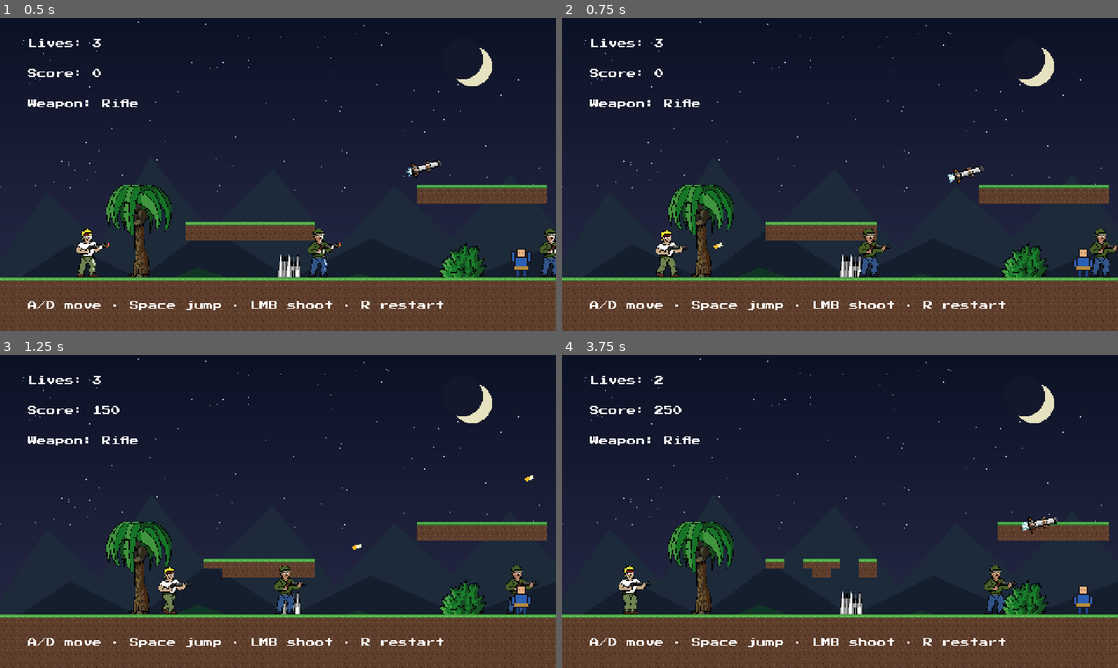
Above: before the commit, frames 1-4 (two rows, left to right).
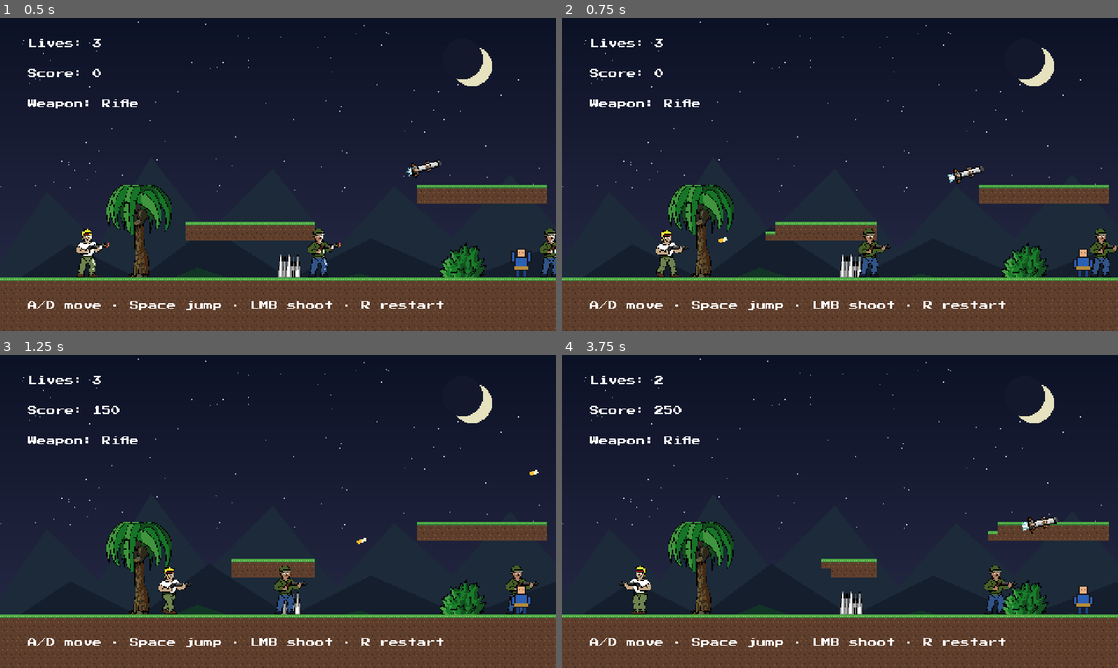
Above: after the commit, the same moments.

Repository: aleluis79/force
Game: Godot game, scene res://scenes/level_01.tscn
The game is run twice, just before and just after one commit, with the same random seed, the same clock (stepped at 60 frames per second) and the same inputs. Sound files missing from this copy of the repository are replaced by a short silence.
Inputs (mouse positions are in pixels of both pictures, inside the frame that each line leads up to):
- Up to frame 1 (0.5 s): no input
- Up to frame 2 (0.75 s): tap Enter at 0.5 s; move the mouse to (962, 158) at 0.52 s; press the mouse at (962, 158) at 0.53 s; hold D (move_right) from 0.53 s (still down)
- Up to frame 3 (1.25 s): keep holding D (move_right); tap Space (jump) at 0.77 s
- Up to frame 4 (3.75 s): release D (move_right) at 1.25 s; release the mouse at (962, 495) at 1.25 s; drag from (728, 527) to (1084, 599) at 1.27 s; move the mouse to (895, 442) at 2.02 s; hold D (move_right) 2.03-2.75 s; hold Shift 2.03-2.75 s; drag from (812, 574) to (1084, 599) at 2.77 s; move the mouse to (1006, 558) at 3.52 s; hold A (move_left) from 3.53 s (still down); tap Ctrl at 3.6 s

Frame 1 is identical in both runs. In frame 2, 0.1% of the frame differs, in the area x 27-39%, y 65-74%; in frame 3, 0.3%; in frame 4, 1.2%, in the area x 10-79%, y 56-83%.

Commit message:
fix: face movement direction and spawn bullets from the gun

Diff:
--- a/src/entities/grunt.gd
+++ b/src/entities/grunt.gd
@@ -28,9 +28,10 @@
 	if _player == null:
 		_player = get_tree().get_first_node_in_group("player") as Player
 
+	var facing_direction := 0.0
 	if _player != null and _player.alive:
-		var direction := signf(_player.global_position.x - global_position.x)
-		velocity.x = direction * SPEED
+		facing_direction = signf(_player.global_position.x - global_position.x)
+		velocity.x = facing_direction * SPEED
 		if global_position.distance_to(_player.global_position) < CONTACT_RANGE:
 			_player.take_damage()
 	else:
@@ -45,7 +46,7 @@
 
 	if _sprite != null:
 		_sprite.frame = int(Time.get_ticks_msec() / 150) % 2
-		_sprite.flip_h = velocity.x < -0.1
+		_sprite.flip_h = facing_direction < -0.1
 
 
 func take_damage(amount: int) -> void:
--- a/src/entities/player.gd
+++ b/src/entities/player.gd
@@ -5,6 +5,10 @@
 
 signal weapon_changed(stats: WeaponStats)
 signal died
+
+const MUZZLE_HEIGHT := -6.0
+const MUZZLE_FORWARD := 6.0
+const MUZZLE_EXTENSION := 10.0
 
 var input_source: InputSource
 var motion := PlayerMotion.new()
@@ -100,7 +104,9 @@
 		return
 
 	var stats := weapon_state.stats
-	var muzzle_position := global_position + aim_direction * 12.0
+	var facing := 1.0 if aim_direction.x >= 0.0 else -1.0
+	var muzzle_origin := global_position + Vector2(MUZZLE_FORWARD * facing, MUZZLE_HEIGHT)
+	var muzzle_position := muzzle_origin + aim_direction * MUZZLE_EXTENSION
 	for direction in weapon_state.get_projectile_directions(aim_direction):
 		bullet_pool.spawn(muzzle_position, direction, stats, terrain)
 
@@ -120,4 +126,10 @@
 	else:
 		_sprite.frame = 0
 
-	_sprite.flip_h = aim_direction.x < -0.01
+	var move_axis := input_source.get_move_axis()
+	if absf(move_axis) > 0.1:
+		_sprite.flip_h = move_axis < 0.0
+	elif absf(velocity.x) > 1.0:
+		_sprite.flip_h = velocity.x < 0.0
+	else:
+		_sprite.flip_h = aim_direction.x < -0.01
--- a/tests/integration/test_combat.gd
+++ b/tests/integration/test_combat.gd
@@ -85,3 +85,52 @@
 func _wait_physics_frames(count: int) -> void:
 	for index in count:
 		await get_tree().physics_frame
+
+
+func test_bullets_spawn_from_the_gun_on_the_right() -> void:
+	var setup := _make_combat_setup()
+	var player: Player = setup.player
+	player.aim_direction = Vector2.RIGHT
+
+	player._fire()
+
+	var bullets := _visible_bullets(player)
+	assert_eq(bullets.size(), 1)
+	var bullet: Bullet = bullets[0]
+	assert_lt(bullet.global_position.y, player.global_position.y - 2.0)
+	assert_gt(bullet.global_position.x, player.global_position.x + 8.0)
+
+
+func test_bullets_spawn_from_the_gun_on_the_left() -> void:
+	var setup := _make_combat_setup()
+	var player: Player = setup.player
+	player.aim_direction = Vector2.LEFT
+
+	player._fire()
+
+	var bullets := _visible_bullets(player)
+	assert_eq(bullets.size(), 1)
+	var bullet: Bullet = bullets[0]
+	assert_lt(bullet.global_position.y, player.global_position.y - 2.0)
+	assert_lt(bullet.global_position.x, player.global_position.x - 8.0)
+
+
+func test_bullets_spawn_above_when_aiming_up() -> void:
+	var setup := _make_combat_setup()
+	var player: Player = setup.player
+	player.aim_direction = Vector2.UP
+
+	player._fire()
+
+	var bullets := _visible_bullets(player)
+	assert_eq(bullets.size(), 1)
+	var bullet: Bullet = bullets[0]
+	assert_lt(bullet.global_position.y, player.global_position.y - 10.0)
+
+
+func _visible_bullets(player: Player) -> Array:
+	var bullets := []
+	for child in player.bullet_pool.get_children():
+		if child is Bullet and child.visible:
+			bullets.append(child)
+	return bullets
--- a/tests/integration/test_enemies.gd
+++ b/tests/integration/test_enemies.gd
@@ -81,3 +81,13 @@
 func _wait_physics_frames(count: int) -> void:
 	for index in count:
 		await get_tree().physics_frame
+
+
+func test_grunt_faces_the_player_direction() -> void:
+	var setup := _make_world("res://scenes/grunt.tscn", Vector2(300, 200))
+	var grunt: Grunt = setup.enemy
+
+	await _wait_physics_frames(30)
+
+	var sprite := grunt.get_node("Sprite") as Sprite2D
+	assert_true(sprite.flip_h, "grunt must face left when chasing a player on its left")
--- a/tests/integration/test_player.gd
+++ b/tests/integration/test_player.gd
@@ -66,14 +66,10 @@
 	add_child_autofree(ground)
 
 	var input := ScriptedInputSource.new()
-	var player := Player.new()
+	var packed := load("res://scenes/player.tscn") as PackedScene
+	var player := packed.instantiate() as Player
 	player.position = PLAYER_START
 	player.input_source = input
-	var player_shape := CollisionShape2D.new()
-	var player_rect := RectangleShape2D.new()
-	player_rect.size = PLAYER_SIZE
-	player_shape.shape = player_rect
-	player.add_child(player_shape)
 	add_child_autoqfree(player)
 
 	return {"player": player, "input": input}
@@ -112,3 +108,33 @@
 
 	player.take_damage()
 	assert_true(player.alive, "invulnerability must ignore damage")
+
+
+func test_player_faces_the_movement_direction() -> void:
+	var setup := _make_setup()
+	var player: Player = setup.player
+	var input: ScriptedInputSource = setup.input
+	var sprite := player.get_node("Sprite") as Sprite2D
+	player.aim_direction = Vector2.RIGHT
+
+	input.move_axis = -1.0
+	player._update_sprite()
+	assert_true(sprite.flip_h, "moving left must flip the player sprite")
+
+	input.move_axis = 1.0
+	player._update_sprite()
+	assert_false(sprite.flip_h, "moving right must face right")
+
+
+func test_player_faces_the_aim_when_idle() -> void:
+	var setup := _make_setup()
+	var player: Player = setup.player
+	var input: ScriptedInputSource = setup.input
+	var sprite := player.get_node("Sprite") as Sprite2D
+	input.move_axis = 0.0
+	player.velocity = Vector2.ZERO
+	player.aim_direction = Vector2.LEFT
+
+	player._update_sprite()
+
+	assert_true(sprite.flip_h, "idle player must face the aim direction")
Not shown, added: openspec/changes/archive/2026-11-03-fix-facing-and-muzzle/.openspec.yaml
Not shown, added: openspec/changes/archive/2026-11-03-fix-facing-and-muzzle/design.md
Not shown, added: openspec/changes/archive/2026-11-03-fix-facing-and-muzzle/proposal.md
Not shown, added: openspec/changes/archive/2026-11-03-fix-facing-and-muzzle/specs/combat/spec.md
Not shown, added: openspec/changes/archive/2026-11-03-fix-facing-and-muzzle/specs/presentation/spec.md
Not shown, added: openspec/changes/archive/2026-11-03-fix-facing-and-muzzle/tasks.md
Not shown, changed: openspec/specs/combat/spec.md
Not shown, changed: openspec/specs/presentation/spec.md
